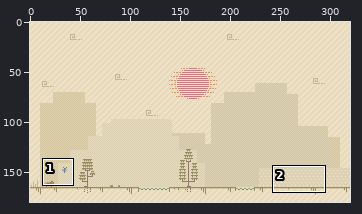
File history of a pixel-art file, asset-creation/background.aseprite. Above, an overview of the earlier version with the close-up marked.
Close-up. Before:
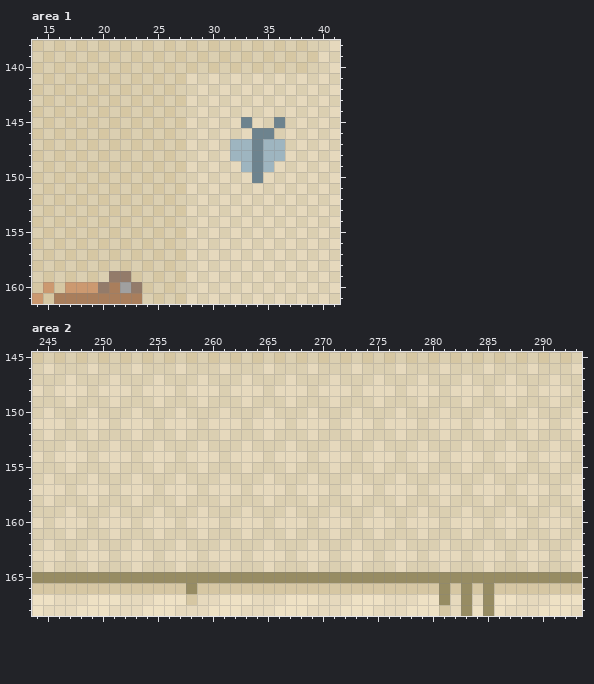
320x180 pixels, 1 frame. Shown: area 1: x 14..41, y 138..161; area 2: x 244..293, y 145..168.
After:
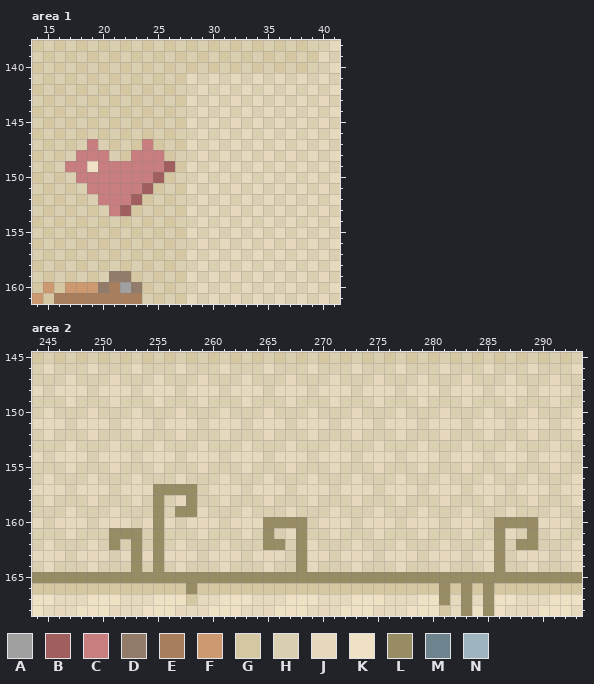
Palette (. is transparent): A #a0a0a0  B #a05e5e  C #c87e7e  D #937b6a  E #a97e5c  F #cc9970  G #d6c7a3  H #dbcfb1  J #e6d9bd  K #eee1c4  L #978c63  M #6d838e  N #9eb5c0
Diff:
layer "bush1" added
layer "bush2" added
layer "heart" added
layer "bird" removed
--- area 1
@@ x 14..41 @@
 144 GHGHGHGHGHGHGHHJHJHJHJHJHJHJ
-145 HGHGHGHGHGHGHGJHJHJMJHMHJHJH
-146 GHGHGHGHGHGHGHHJHJHJMMHJHJHJ
-147 HGHGHGHGHGHGHGJHJHNNMNNHJHJH
-148 GHGHGHGHGHGHGHHJHJNNMNNJHJHJ
-149 HGHGHGHGHGHGHGJHJHJNMNJHJHJH
-150 GHGHGHGHGHGHGHHJHJHJMJHJHJHJ
-151 HGHGHGHGHGHGHGJHJHJHJHJHJHJH
-152 GHGHGHGHGHGHGHHJHJHJHJHJHJHJ
-153 HGHGHGHGHGHGHGJHJHJHJHJHJHJH
+145 HGHGHGHGHGHGHGJHJHJHJHJHJHJH
+146 GHGHGHGHGHGHGHHJHJHJHJHJHJHJ
+147 HGHGHCHGHGCGHGJHJHJHJHJHJHJH
+148 GHGHCCCHGCCCGHHJHJHJHJHJHJHJ
+149 HGHCCKCCCCCCBGJHJHJHJHJHJHJH
+150 GHGHCCCCCCCBGHHJHJHJHJHJHJHJ
+151 HGHGHCCCCCBGHGJHJHJHJHJHJHJH
+152 GHGHGHCCCBGHGHHJHJHJHJHJHJHJ
+153 HGHGHGHCBGHGHGJHJHJHJHJHJHJH
 154 GHGHGHGHGHGHGHHJHJHJHJHJHJHJ
--- area 2, layers "heart", "bush2", "bush1"
@@ x 244..293 @@
 156 HJHHHJHHHJHHHJHHHJHHHJHHHJHHHJHHHJHHHJHHHJHHHJHHHJ
-157 JJJHJJJHJJJHJJJHJJJHJJJHJJJHJJJHJJJHJJJHJJJHJJJHJJ
-158 HJHHHJHHHJHHHJHHHJHHHJHHHJHHHJHHHJHHHJHHHJHHHJHHHJ
-159 HHHJHHHJHHHJHHHJHHHJHHHJHHHJHHHJHHHJHHHJHHHJHHHJHH
-160 JHJJJHJJJHJJJHJJJHJJJHJJJHJJJHJJJHJJJHJJJHJJJHJJJH
-161 HHHJHHHJHHHJHHHJHHHJHHHJHHHJHHHJHHHJHHHJHHHJHHHJHH
-162 HJHHHJHHHJHHHJHHHJHHHJHHHJHHHJHHHJHHHJHHHJHHHJHHHJ
-163 JJJHJJJHJJJHJJJHJJJHJJJHJJJHJJJHJJJHJJJHJJJHJJJHJJ
-164 HJHHHJHHHJHHHJHHHJHHHJHHHJHHHJHHHJHHHJHHHJHHHJHHHJ
+157 JJJHJJJHJJJLLLLHJJJHJJJHJJJHJJJHJJJHJJJHJJJHJJJHJJ
+158 HJHHHJHHHJHLHJLHHJHHHJHHHJHHHJHHHJHHHJHHHJHHHJHHHJ
+159 HHHJHHHJHHHLHLLJHHHJHHHJHHHJHHHJHHHJHHHJHHHJHHHJHH
+160 JHJJJHJJJHJLJHJJJHJJJLLLLHJJJHJJJHJJJHJJJHLLLLJJJH
+161 HHHJHHHLLLHLHHHJHHHJHLHJLHHJHHHJHHHJHHHJHHLJHLHJHH
+162 HJHHHJHLHLHLHJHHHJHHHLLHLJHHHJHHHJHHHJHHHJLHLLHHHJ
+163 JJJHJJJHJLJLJJJHJJJHJJJHLJJHJJJHJJJHJJJHJJLHJJJHJJ
+164 HJHHHJHHHLHLHJHHHJHHHJHHLJHHHJHHHJHHHJHHHJLHHJHHHJ
 165 LLLLLLLLLLLLLLLLLLLLLLLLLLLLLLLLLLLLLLLLLLLLLLLLLL
